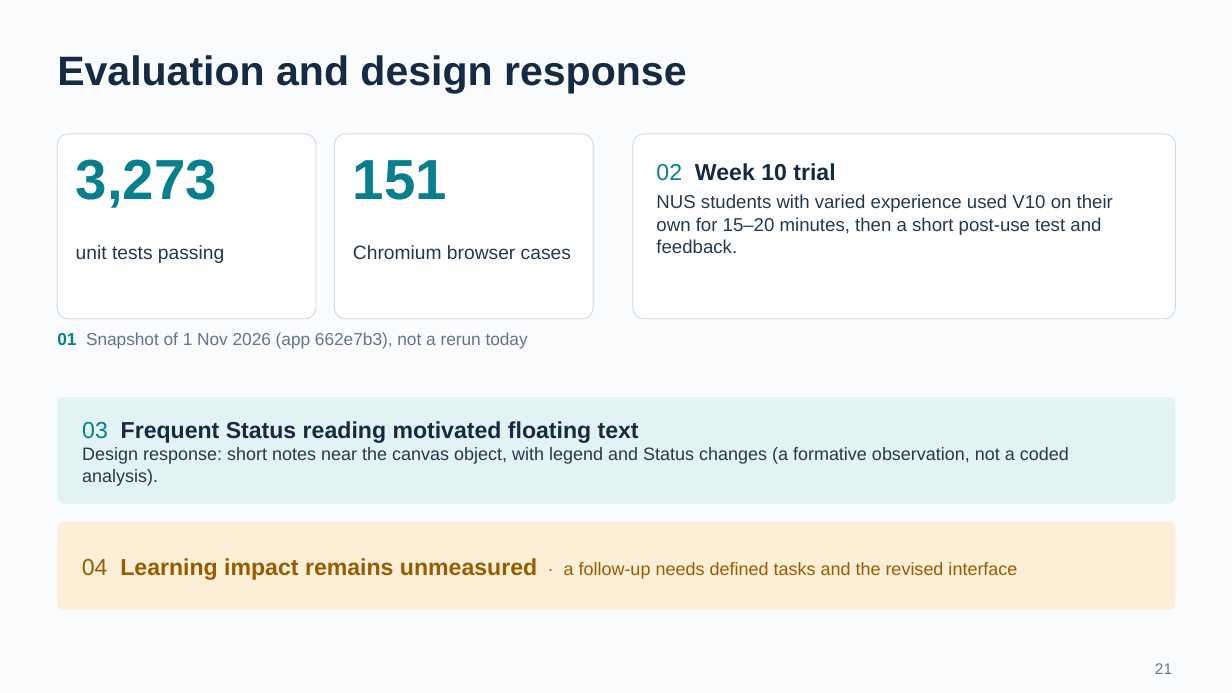
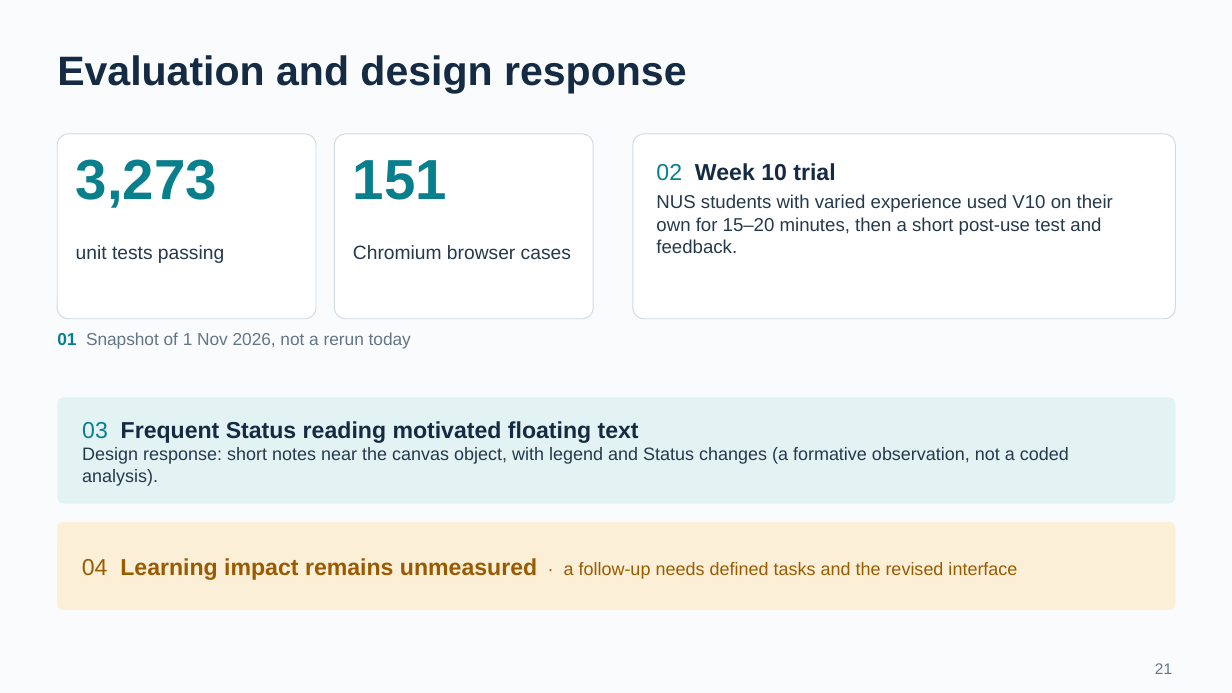
Before and after one commit to BJoozz/docsforfyp, a slide deck: slide 21 of presentation/VisuAlgo_CA_Presentation.pptx. Drawn at 1232x693 pixels with LibreOffice and Linux fonts; fonts in the diff are those of the drawing. Boxes give left, top, right and bottom in pixels: in the first picture for what was removed or moved away, otherwise in the second. Text is boxed around its words. In the diff, an @@ line names an element or a change of style, - is before the commit and + after.

```diff
--- a/presentation/VisuAlgo_CA_Presentation.pptx
+++ b/presentation/VisuAlgo_CA_Presentation.pptx
@@ text at [57,332,411,349]: text changed @@
-01 Snapshot of 1 Nov 2026 (app 662e7b3), not a rerun today
+01 Snapshot of 1 Nov 2026, not a rerun today
```
Also in this commit, not shown: 13 other slides changed, 1 slide added, 5 slides removed, 16 other files.
